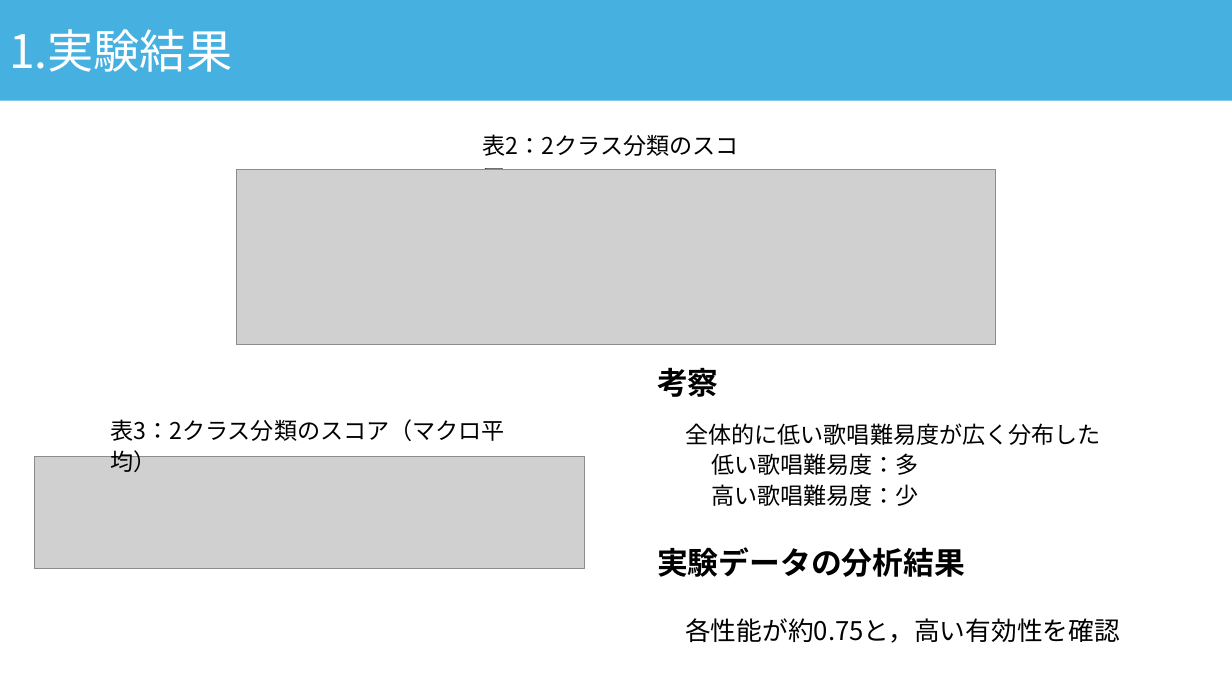
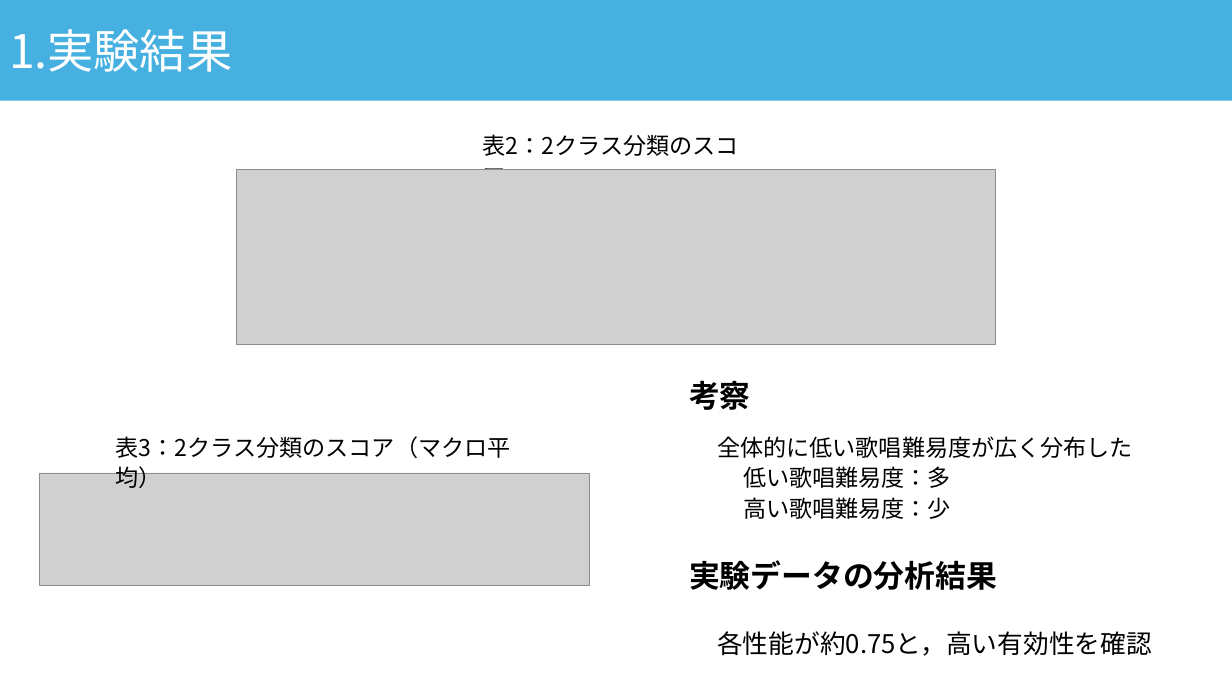
Before and after one commit to asn407/20241221, a slide deck: slide 7 of 年末発表.pptx. Drawn at 1232x693 pixels with LibreOffice and Linux fonts; fonts in the diff are those of the drawing; grey boxes stand for pictures. Boxes give left, top, right and bottom in pixels: in the first picture for what was removed or moved away, otherwise in the second. Text is boxed around its words. In the diff, an @@ line names an element or a change of style, - is before the commit and + after.

```diff
--- a/年末発表.pptx
+++ b/年末発表.pptx
@@ text "考察": place and size @@
-text "考察" at [657, 367, 719, 397]
+text "考察" at [689, 380, 751, 410]
@@ text "表3：2クラス分類のスコア（マクロ平均）": place and size @@
-text "表3：2クラス分類のスコア（マクロ平均）" at [110, 419, 505, 472]
+text "表3：2クラス分類のスコア（マクロ平均）" at [116, 436, 511, 488]
@@ picture: place and size @@
-picture at [34, 457, 584, 569]
+picture at [40, 473, 590, 586]
@@ 3 texts: place and size @@
-3 texts at [657, 423, 1120, 643]
+3 texts at [689, 436, 1152, 656]
```
Also in this commit, not shown: 7 other slides changed, 2 slides added, 1 slide removed.
